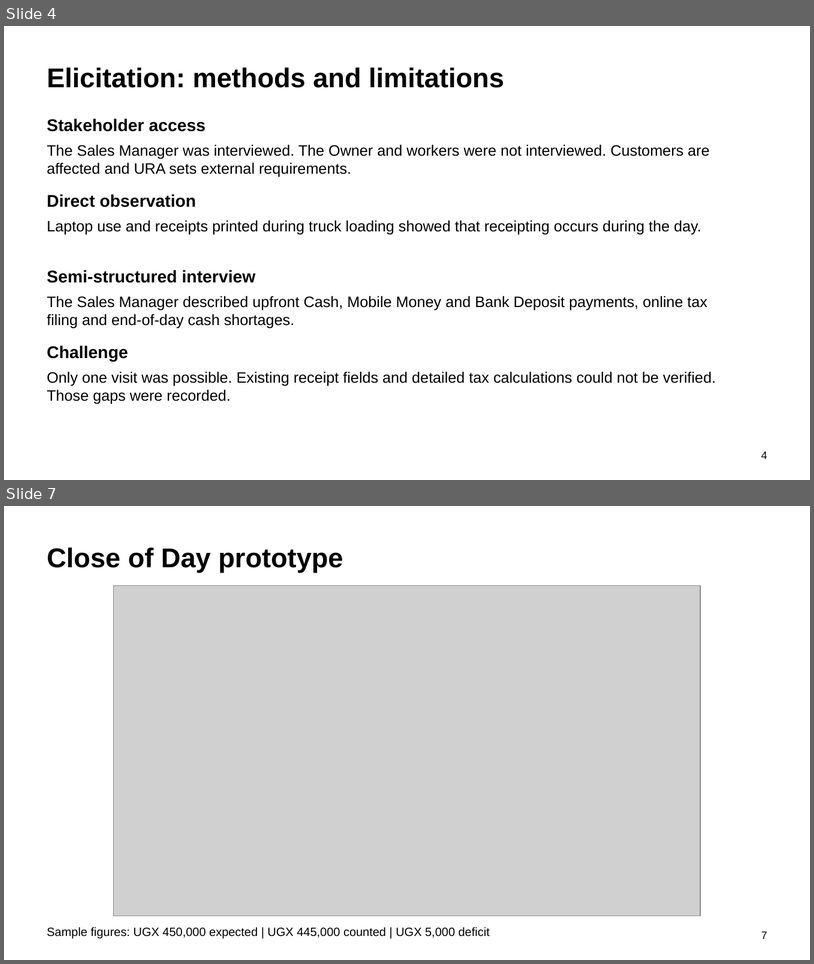
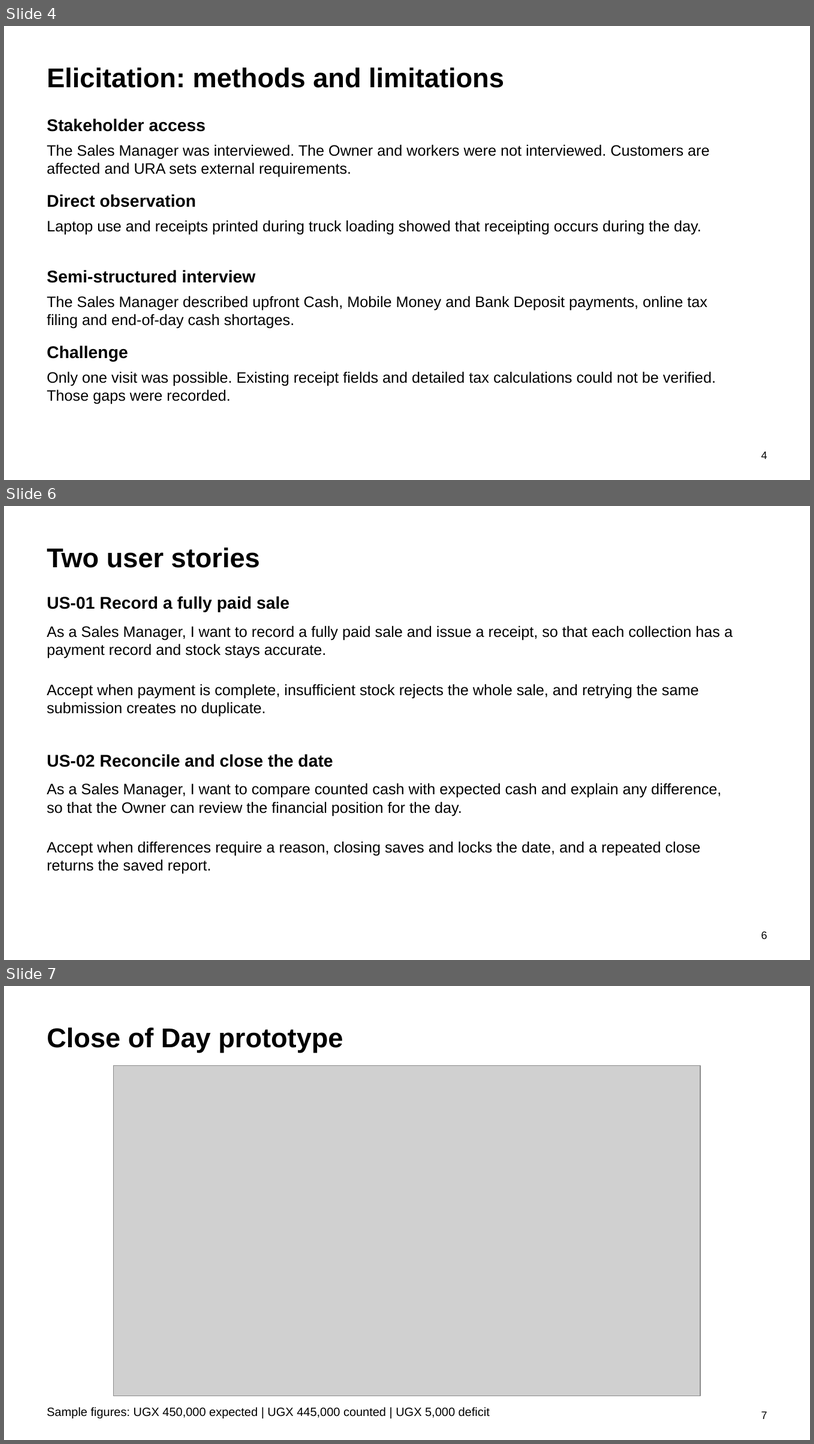
Before and after one commit to mugmarp/requirements-engineering-project-exercise, a slide deck: project_deliverables/PhaseFinal_Grand-Project-Presentation.pptx. Shown one above the other, each under a label of ours: slides 4 and 7 before the commit, slides 4, 6 and 7 after it; the slides between them are not shown. The pictures are 814x964 and 814x1444 pixels, drawn with LibreOffice and Linux fonts; fonts in the diff are those of the drawing; grey boxes stand for pictures. Boxes give left, top, right and bottom in pixels: in the first picture for what was removed or moved away, otherwise in the second. Text is boxed around its words. In the diff, an @@ line names an element or a change of style, - is before the commit and + after.

Commit message:
Align requirements documents, stories and presentation guidance

```diff
--- a/project_deliverables/PhaseFinal_Grand-Project-Presentation.pptx
+++ b/project_deliverables/PhaseFinal_Grand-Project-Presentation.pptx
@@ slide 6 added at bbox=[4, 506, 810, 960], background #FFFFFF @@
@@ text added at bbox=[47, 547, 260, 568], 32.2 pt, text #000000, bold @@
+Two user stories
@@ text added at bbox=[47, 596, 290, 612], 20.2 pt, text #000000, bold @@
+US-01 Record a fully paid sale
@@ text added at bbox=[47, 625, 733, 658], 18 pt, text #000000 @@
+As a Sales Manager, I want to record a fully paid sale and issue a receipt, so that each collection has a payment record and stock stays accurate.
@@ text added at bbox=[47, 684, 699, 716], 18 pt, text #000000 @@
+Accept when payment is complete, insufficient stock rejects the whole sale, and retrying the same submission creates no duplicate.
@@ text added at bbox=[47, 754, 333, 767], 20.2 pt, text #000000, bold @@
+US-02 Reconcile and close the date
@@ text added at bbox=[47, 783, 722, 816], 18 pt, text #000000 @@
+As a Sales Manager, I want to compare counted cash with expected cash and explain any difference, so that the Owner can review the financial position for the day.
@@ text added at bbox=[47, 841, 701, 874], 18 pt, text #000000 @@
+Accept when differences require a reason, closing saves and locks the date, and a repeated close returns the saved report.
@@ text added at bbox=[762, 931, 768, 939], 12.8 pt, text #000000 @@
+6
```
Also in this commit, not shown: 3 slides changed, 1 other slide added, 2 slides removed, 20 other files.
